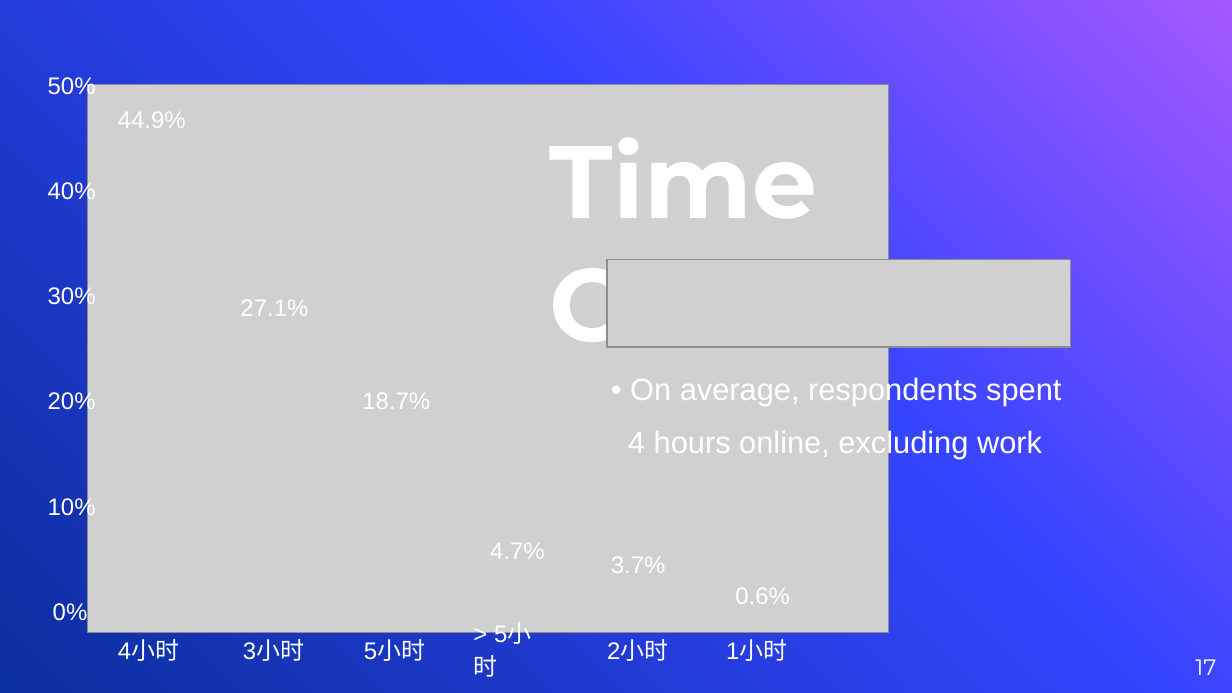
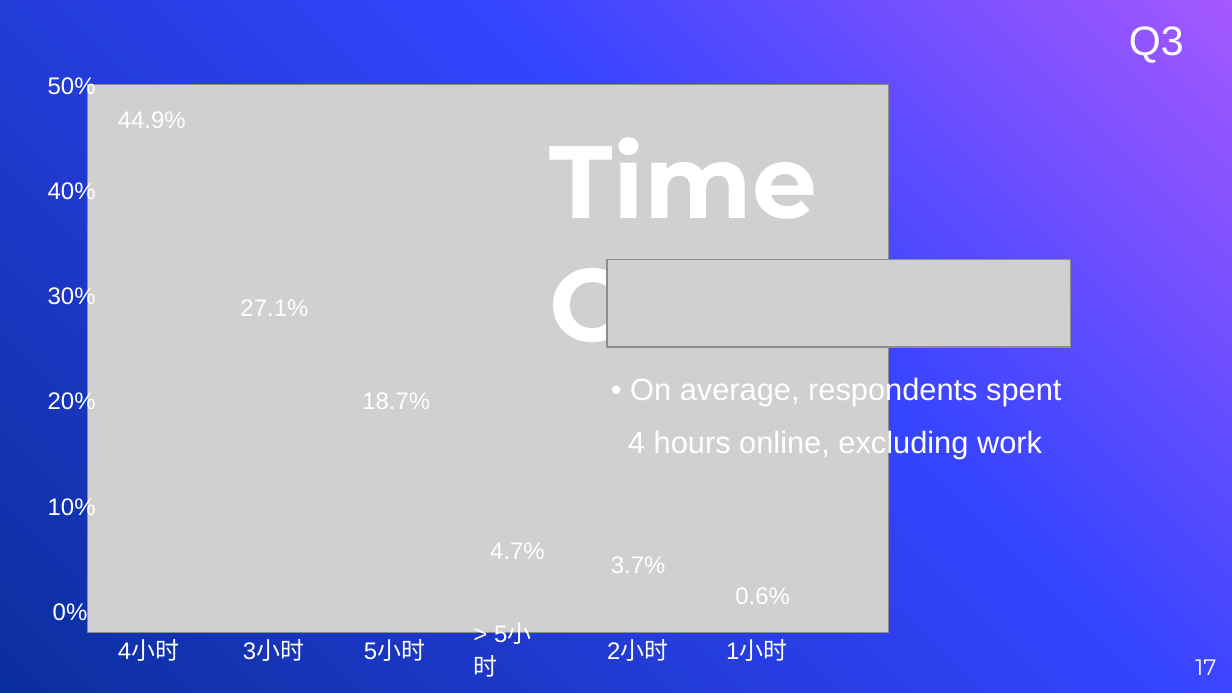
Before and after one commit to vyacheslav-polyakov/thesis, a slide deck: slide 17 of !Defense Slides.pptx. Drawn at 1232x693 pixels with LibreOffice and Linux fonts; fonts in the diff are those of the drawing; grey boxes stand for pictures. Boxes give left, top, right and bottom in pixels: in the first picture for what was removed or moved away, otherwise in the second. Text is boxed around its words. In the diff, an @@ line names an element or a change of style, - is before the commit and + after.

```diff
--- a/!Defense Slides.pptx
+++ b/!Defense Slides.pptx
@@ text added at box(1129, 26, 1184, 63), 24 pt, text #FFFFFF @@
+Q3
```
Also in this commit, not shown: 16 other slides changed, 7 slides added, 1 slide removed, 14 other files.
